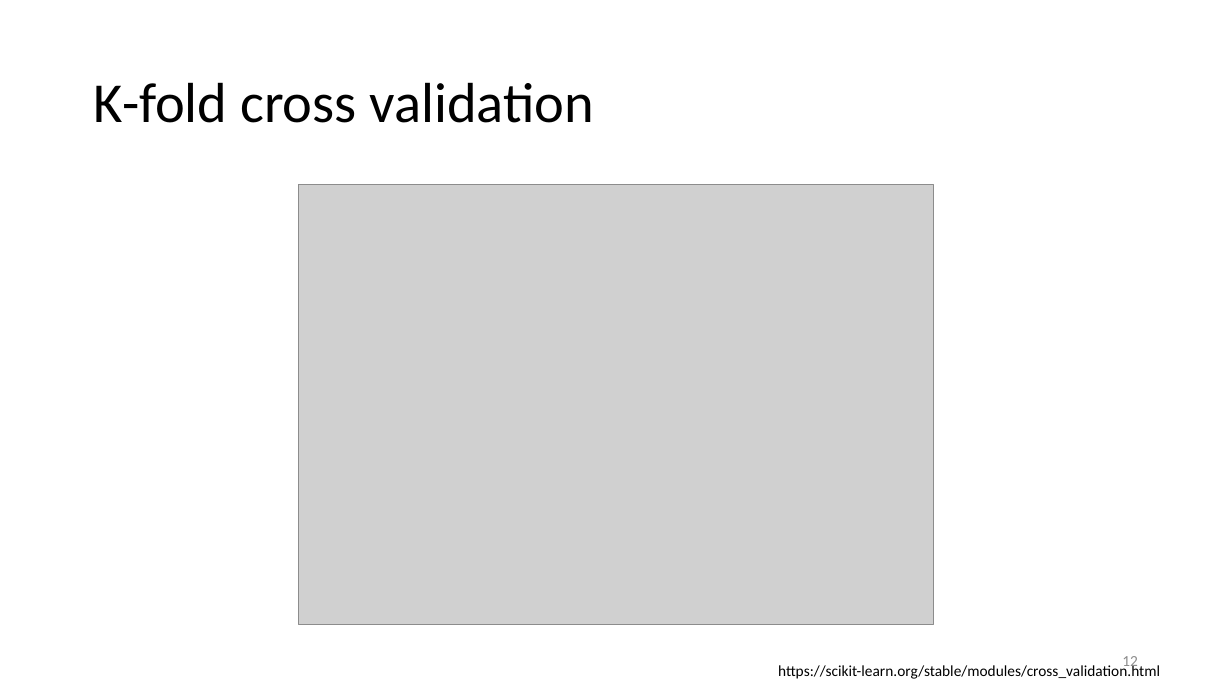
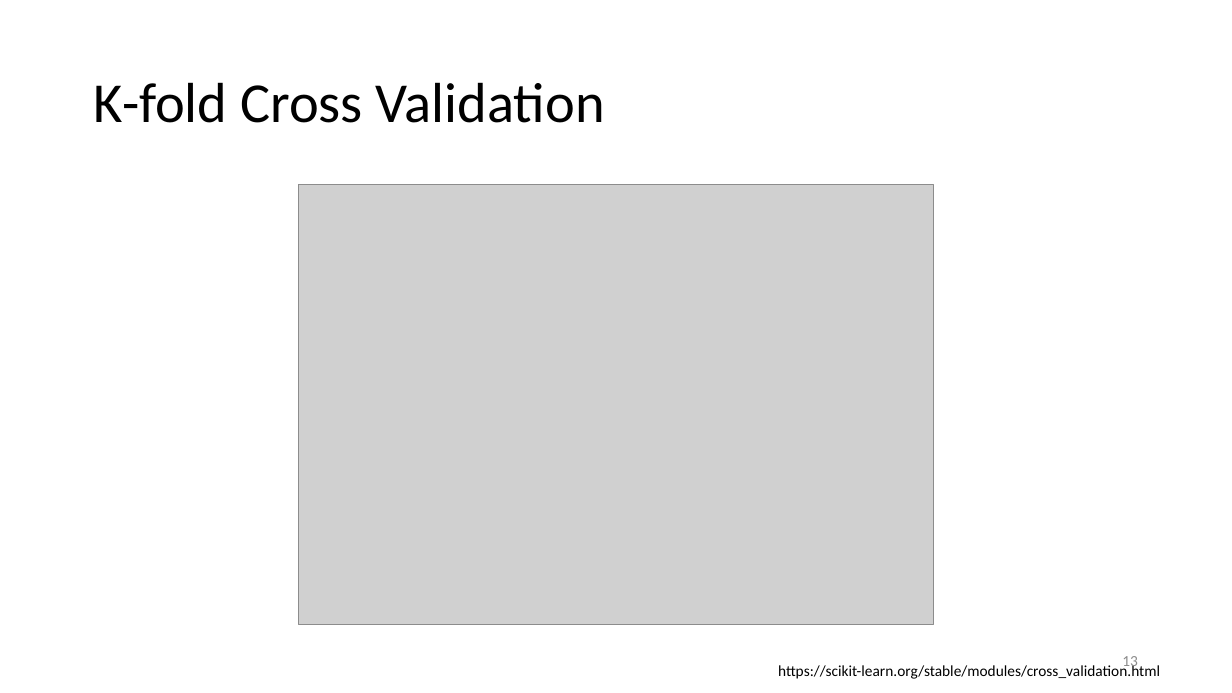
Before and after one commit to lwinmoe/lwinmoe.github.io, a slide deck: slide 13 of static/docs/ml2.pptx (slide 12 before the commit). Drawn at 1232x693 pixels with LibreOffice and Linux fonts; fonts in the diff are those of the drawing; grey boxes stand for pictures. Boxes give left, top, right and bottom in pixels: in the first picture for what was removed or moved away, otherwise in the second. Text is boxed around its words. In the diff, an @@ line names an element or a change of style, - is before the commit and + after.

Commit message:
ML2 slides.

```diff
--- a/static/docs/ml2.pptx
+++ b/static/docs/ml2.pptx
@@ title at (x1=94, y1=82, x2=605, y2=123): text changed @@
-K-fold cross validation
+K-fold Cross Validation
@@ page number at (x1=1122, y1=656, x2=1138, y2=671): text changed @@
-12
+13
```
Also in this commit, not shown: 11 other slides changed, 1 slide added.
